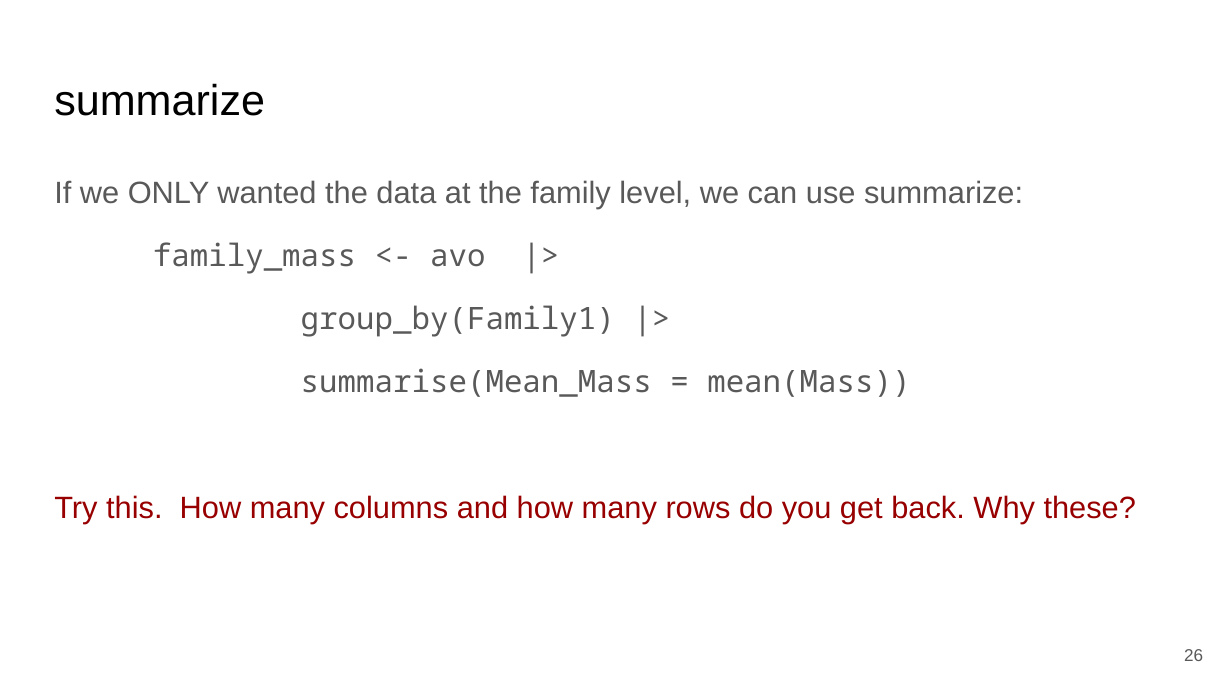
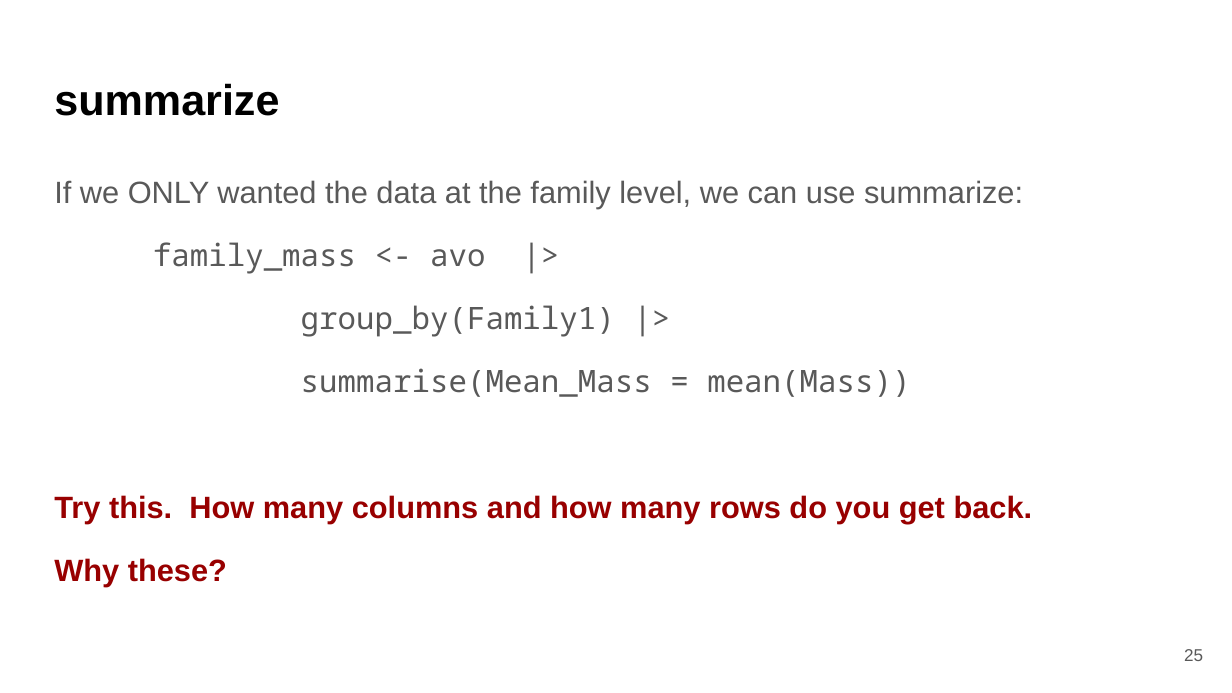
Before and after one commit to bmaitner/biometry_course, a slide deck: slide 25 of lectures/Lecture_07_tidyverse.pptx (slide 26 before the commit). Drawn at 1232x693 pixels with LibreOffice and Linux fonts; fonts in the diff are those of the drawing. Boxes give left, top, right and bottom in pixels: in the first picture for what was removed or moved away, otherwise in the second. Text is boxed around its words. In the diff, an @@ line names an element or a change of style, - is before the commit and + after.

```diff
--- a/lectures/Lecture_07_tidyverse.pptx
+++ b/lectures/Lecture_07_tidyverse.pptx
@@ title "summarize" at [54,83,279,116]: bold on @@
@@ text at [54,495,1033,587]: text changed; bold on @@
-Try this. How many columns and how many rows do you get back. Why these?
+Try this. How many columns and how many rows do you get back.
+Why these?
@@ page number at [1184,649,1203,661]: text changed @@
-26
+25
```
Also in this commit, not shown: 27 other slides changed, 6 slides added, 1 slide removed, 1 other file.
